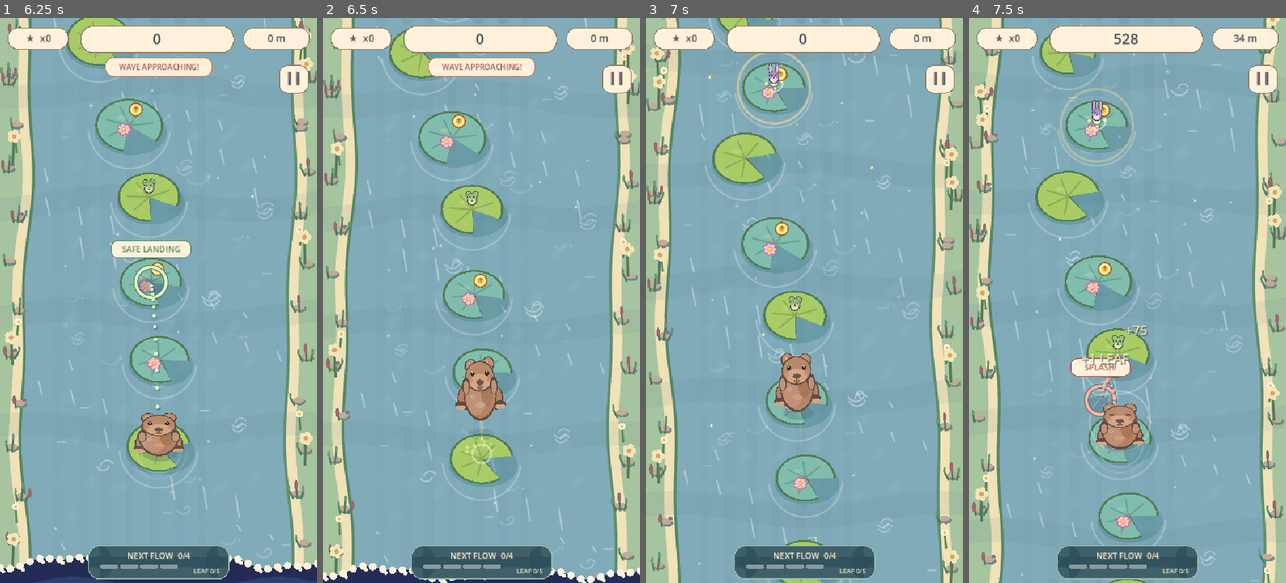
Above: before the commit, frames 1-4 (left to right).
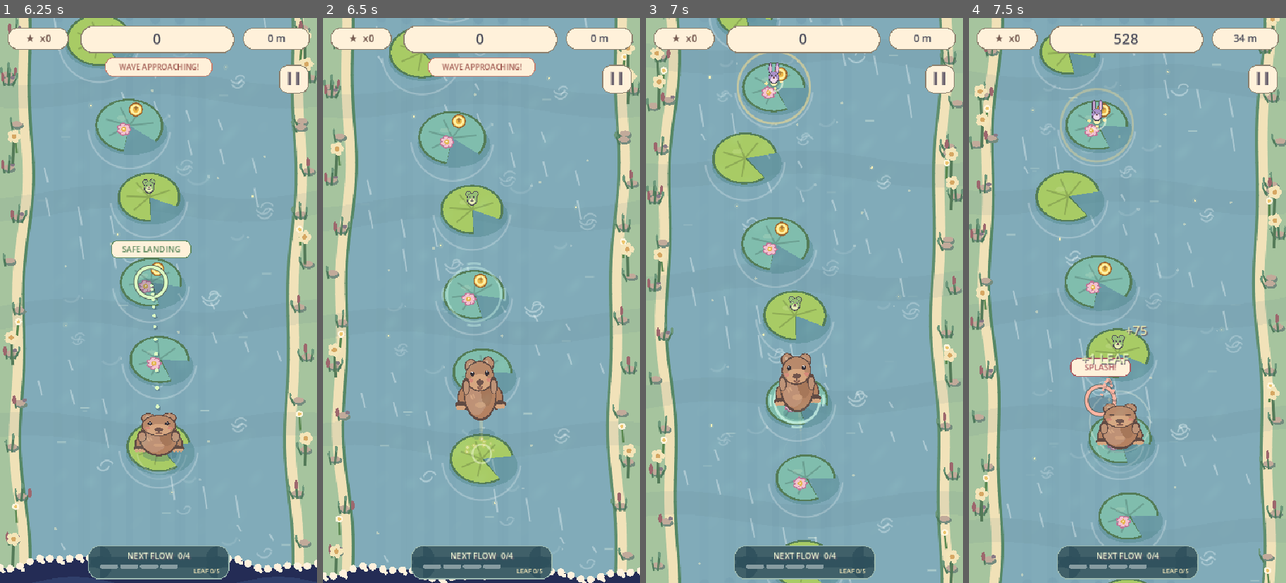
Above: after the commit, the same moments.

Repository: dbrckk/Jumpy-frog
Game: Godot game, scene res://main.tscn
Same seed, same stepped clock (60 frames per second), same inputs: the game is played once before the commit and once after it.
Inputs (mouse positions are in pixels of both pictures, inside the frame that each line leads up to):
- Up to frame 1 (6.25 s): tap Enter at 0.5 s; move the mouse to (228, 272) at 0.52 s; tap R every 1.5 s from 0.6 to 5.1 s; click (228, 272) at 0.67 s; tap Space at 0.77, 3.77 s; drag from (95, 328) to (142, 413) at 1.27 s; move the mouse to (190, 176) at 2.02 s; click (190, 176) at 2.17 s; drag from (142, 413) to (63, 215) at 2.77 s; move the mouse to (253, 385) at 3.52 s; click (253, 385) at 3.67 s; drag from (63, 215) to (110, 159) at 4.27 s; move the mouse to (174, 300) at 5.02 s; click (174, 300) at 5.17 s; drag from (110, 159) to (95, 328) at 5.77 s
- Up to frame 2 (6.5 s): no input
- Up to frame 3 (7 s): move the mouse to (874, 272) at 6.52 s; tap R at 6.6 s; click (874, 272) at 6.67 s; tap Space at 6.77 s
- Up to frame 4 (7.5 s): drag from (1064, 328) to (1111, 413) at 7.27 s

Frame 1 is identical in both runs. In frame 2, 0.3% of the frame differs, in the area x 37-58%, y 43-55%; in frame 3, 0.2%; in frame 4, nothing differs.

Commit message:
feat(android): survive unannounced resume stalls and improve midair landing feedback

Diff:
--- a/scripts/art.gd
+++ b/scripts/art.gd
@@ -55,7 +55,7 @@
 	c.draw_string(font, origin, value, HORIZONTAL_ALIGNMENT_LEFT, -1, actual_size, color)
 
 
-static func scene(c: CanvasItem, time: float, cam: float, pa …(1641 unchanged characters)… hapter_split_banner_seconds: float = 0.0) -> void:
+static func scene(c: CanvasItem, time: float, cam: float, pa …(1641 unchanged characters)… hapter_split_banner_seconds: float = 0.0, flight_target_id: int = -1, flight_phase: float = 0.0, flight_perfect: bool = false) -> void:
 	var biome: int = chapters.biome_at(cam, campaign_stage)
 	# Shake is applied only to the illustrated world; HUD remains legible.
 	c.draw_set_transform(shake)
@@ -99,6 +99,8 @@
 			_coin(c, screen + Vector2(11, -25 + sin(time * 3.0 + float(pad["id"])) * 3), time)
 		if bool(pad["pet"]):
 			_friend(c, screen + Vector2(0, -18), int(pad["id"]) % 4, 0.82, time)
+		if mode == 3 and int(pad["id"]) == flight_target_id:
+			_flight_landing_halo(c, screen, float(pad["r"]), flight_phase, flight_perfect, graphics_quality)
 	for ripple in ripples:
 		var age: float = float(ripple["age"])
 		var pos: Vector2 = Vector2(ripple["pos"]) + shake
@@ -167,7 +169,8 @@
 	if mode in [1, 2, 3]:
 		_streak_progress(c, perfect_streak, flow_seconds)
 	if campaign_stage >= 0 and chapter_split_banner_seconds > 0.0 and mode in [1, 2, 3]:
-		_chapter_split_banner(c, chapter_split_seconds, int(chapters.best_splits_ms[campaign_stage]))
+		_chapter_split_banner(c, chapter_split_seconds, int(chapters.best_splits_ms[campaign_stage]),
+			310.0 if fragile_pad_id >= 0 else 245.0)
 	if mode == 0:
 		_start_overlay(c, time, leaves, skin, daily, monetization, chapters, best_endless_m)
 	if mode == 4:
@@ -1025,16 +1028,29 @@
 		rr(c, Rect2(target.x - 50, target.y - 70, 100, 28), 11, CREAM, accent, 1.5)
 		text(c, "SPLASH!", target + Vector2(0, -56), 14, accent)
 
-static func _chapter_split_banner(c: CanvasItem, elapsed: float, best_ms: int) -> void:
+static func _flight_landing_halo(c: CanvasItem, at: Vector2, pad_radius: float, phase: float, perfect: bool, quality: int) -> void:
+	# The ring follows the *actual* moving platform, not a stale takeoff X.
+	# It stays thin enough to leave Guardian/fragile/danger icons visible.
+	var progress := clampf(phase, 0.0, 1.0)
+	var radius := VISUAL_MOTION.landing_halo_radius(pad_radius, progress)
+	var ink := Color("#ffe5a2") if perfect else Color("#d7fff0")
+	ink.a = VISUAL_MOTION.landing_halo_alpha(progress)
+	c.draw_arc(at, radius, 0.0, TAU, 22 if quality == 0 else (34 if quality == 1 else 46), ink, 2.2 + progress * 1.1, true)
+	if quality > 0:
+		for quadrant in range(4):
+			var angle := float(quadrant) * TAU / 4.0 - 0.20
+			c.draw_arc(at, radius + 7.0, angle, angle + 0.40, 8, ink, 2.3, true)
+
+static func _chapter_split_banner(c: CanvasItem, elapsed: float, best_ms: int, y: float = 245.0) -> void:
 	# A checkpoint is informational only: no currency or forced time pressure.
-	rr(c, Rect2(106, 245, 328, 66), 22, Color("#f8f0d9"), Color("#78a89b"), 2.1)
-	text(c, "HALFWAY  " + ("%s" % [int(round(elapsed * 10.0)) / 10.0]) + " s", Vector2(270, 264), 18, Color("#4a716b"))
+	rr(c, Rect2(106, y, 328, 66), 22, Color("#f8f0d9"), Color("#78a89b"), 2.1)
+	text(c, "HALFWAY  %.1f s" % elapsed, Vector2(270, y + 19.0), 18, Color("#4a716b"))
 	var subtitle: String = "FINISH TO SET A SPLIT RECORD"
 	if best_ms > 0:
 		var pace: float = elapsed * 1000.0 - float(best_ms)
 		var signed: String = "-" if pace < 0.0 else "+"
 		subtitle = "SPLIT %s%.1f s VS BEST" % [signed, absf(pace) / 1000.0]
-	text(c, subtitle, Vector2(270, 289), 14, Color("#52655b"), true, 296.0)
+	text(c, subtitle, Vector2(270, y + 44.0), 14, Color("#52655b"), true, 296.0)
 
 static func _hud(c: CanvasItem, score: int, best: int, pets: int, distance: int, wave_m: float, cam: float, combo: int, mode: int, chapters: RefCounted, campaign_stage: int, biome: int, biome_banner: float, chapter_elapsed: float = 0.0) -> void:
 	rr(c, Rect2(14, 17, 101, 35), 17, CREAM, Color("#8c806e"), 1.6)
--- a/scripts/device_diagnostics.gd
+++ b/scripts/device_diagnostics.gd
@@ -3,6 +3,13 @@
 ## No GPU readback, filesystem access, native calls, or per-frame sorting.
 const MAX_SAMPLES := 240
 const STALL_THRESHOLD_MS := 33.34
+# A suspended Android app can resume without delivering a focus notification.
+# Treat only an exceptionally large *single frame* as an interruption, not
+# normal 30 FPS operation. Gameplay must pause before touching the simulation.
+const INTERRUPTION_SECONDS := 0.55
+
+static func is_interruption_frame(delta: float) -> bool:
+	return delta >= INTERRUPTION_SECONDS
 var samples: PackedFloat32Array = PackedFloat32Array()
 var next_index := 0
 var observed_frames := 0
--- a/scripts/game.gd
+++ b/scripts/game.gd
@@ -450,6 +450,13 @@
 
 func _process(delta: float) -> void:
 	performance_sampler.record(delta, mode in [MODE_PLAY, MODE_AIM, MODE_FLY])
+	# Some Android 15/HyperOS app switches do not emit focus-out promptly.
+	# Freeze an interrupted run before wave, flight or time-trial time moves;
+	# only explicit Resume continues it. This does not touch native audio.
+	if mode in [MODE_PLAY, MODE_AIM, MODE_FLY] and DEVICE_DIAGNOSTICS.is_interruption_frame(delta):
+		_pause_game()
+		queue_redraw()
+		return
 	_update_graphics_quality(delta)
 	# Raw frame delta preserves an honest time trial even when physics caps stalls.
 	if campaign_stage >= 0 and mode in [MODE_PLAY, MODE_AIM, MODE_FLY]:
@@ -629,7 +636,10 @@
 	var shake := Vector2(sin(clock * 89.0) * shake_strength, sin(clock * 113.0 + 1.1) * shake_strength * 0.6)
 	ART.scene(self, clock, cam_m, pads, at, jump_z, pets, wave_m, mode == MODE_AIM, preview, aim_valid, mode, score, best_ …(1061 unchanged characters)…
 		precision_sprint.snapshot(run_hops + 1), challenge_banner, challenge_banner_seconds, lifetime_challenge_wins, lifetime_best_challenge_streak,
-		chapter_elapsed, clear_new_time_record, chapter_split_seconds, chapter_split_banner_seconds)
+		chapter_elapsed, clear_new_time_record, chapter_split_seconds, chapter_split_banner_seconds,
+		jump_pad_id if mode == MODE_FLY else -1,
+		clampf(jump_elapsed / maxf(jump_duration, 0.01), 0.0, 1.0) if mode == MODE_FLY else 0.0,
+		jump_is_perfect)
 
 func _player_screen() -> Vector2:
 	return Vector2(player_x, PLAYER_ANCHOR - (player_m - cam_m) * PX_PER_M)
--- a/scripts/visual_motion.gd
+++ b/scripts/visual_motion.gd
@@ -22,6 +22,14 @@
 		return 2
 	return 1
 
+# A shrinking landing halo makes flight progress readable on small screens.
+# These numbers affect illustration only, never the landing solver.
+static func landing_halo_radius(pad_radius: float, progress: float) -> float:
+	return maxf(18.0, pad_radius * lerpf(0.92, 0.69, clampf(progress, 0.0, 1.0)))
+
+static func landing_halo_alpha(progress: float) -> float:
+	return lerpf(0.28, 0.72, clampf(progress, 0.0, 1.0))
+
 static func bank_prop_count(quality: int) -> int:
 	# Total across both banks. Still some foreground silhouette at tier zero.
 	return 10 if quality >= 2 else (6 if quality == 1 else 2)
--- a/tests/chapters.gd
+++ b/tests/chapters.gd
@@ -113,6 +113,11 @@
 	game._process(3.0)
 	_test(is_equal_approx(game.chapter_elapsed, frozen_time), "pause freezes race timer")
 	game._resume_game()
+	# A large resume delta must not spoil a PB or kill a real chapter run.
+	game._process(1.2)
+	_test(game.mode == game.MODE_PAUSED, "Android resume stall forces chapter into safe pause")
+	_test(is_equal_approx(game.chapter_elapsed, frozen_time), "background stall excluded from best-time records")
+	game._resume_game()
 	var total_hops := 0
 	while game.mode in [1, 2, 3] and total_hops < 20:
 		var next: Dictionary = {}
--- a/tests/device_diagnostics.gd
+++ b/tests/device_diagnostics.gd
@@ -8,6 +8,10 @@
 
 func _run() -> void:
 	var monitor := MONITOR.new()
+	_check(not MONITOR.is_interruption_frame(0.016), "smooth frame never trips Android resume guard")
+	_check(not MONITOR.is_interruption_frame(0.050), "slow device frame still advances gameplay")
+	_check(not MONITOR.is_interruption_frame(0.400), "regular test frame remains valid")
+	_check(MONITOR.is_interruption_frame(0.9), "suspended-application frame is detected")
 	_check(monitor.snapshot()["frames"] == 0, "empty monitor reports no invented FPS")
 	for i in range(120):
 		monitor.record(1.0 / 60.0)
--- a/tests/expressive_visuals.gd
+++ b/tests/expressive_visuals.gd
@@ -24,6 +24,15 @@
 	_check(MOTION.mood(2, false, false, true) == -1, "timed crab warns with a worried face")
 	_check(MOTION.mood(2, true, true, true) == -1, "danger always outranks false celebratory mood")
 	_check(MOTION.mood(1, true, true, true) == 0, "not aiming returns to idle facial pose")
+	_check(is_equal_approx(MOTION.landing_halo_radius(50.0, 0.0), 46.0),
+		"landing halo begins outside the frog target")
+	_check(MOTION.landing_halo_radius(50.0, 1.0) < MOTION.landing_halo_radius(50.0, 0.0),
+		"landing halo contracts smoothly into the approaching lily")
+	_check(is_equal_approx(MOTION.landing_halo_radius(50.0, -1.0), MOTION.landing_halo_radius(50.0, 0.0)),
+		"unusual elapsed time cannot expand beyond opening radius")
+	_check(MOTION.landing_halo_alpha(1.0) > MOTION.landing_halo_alpha(0.0),
+		"approaching landing increases legibility")
+	_check(MOTION.landing_halo_alpha(5.0) <= 0.72, "halo alpha is capped for slow phones")
 	_check(MOTION.bank_prop_count(0) == 2 and MOTION.bank_prop_count(1) == 6 and MOTION.bank_prop_count(2) == 10,
 		"tier zero has just two bank silhouettes; high quality remains bounded")
 	for biome in range(6):
--- a/tests/lifecycle.gd
+++ b/tests/lifecycle.gd
@@ -49,6 +49,18 @@
 	_check(game.mode == 5 and game.resume_mode == 1, "grounded game pauses on app focus loss")
 	game._resume_game()
 	_check(game.mode == 1, "grounded game resumes normally")
+	# HyperOS may omit FOCUS_OUT entirely. An exceptional process delta
+	# should produce a resumable pause instead of advancing a lethal wave.
+	var protected_m: float = game.player_m
+	var protected_wave: float = game.wave_m
+	var protected_clock: float = game.clock
+	game._process(2.5)
+	_check(game.mode == game.MODE_PAUSED and game.resume_mode == game.MODE_PLAY,
+		"unannounced 2.5s Android interruption safely pauses the run")
+	_check(game.player_m == protected_m and game.wave_m == protected_wave and game.clock == protected_clock,
+		"interruption never advances physics, river or pursuer")
+	game._resume_game()
+	_check(game.mode == game.MODE_PLAY, "manual resume restores grounded game after huge frame")
 	game._notification(NOTIFICATION_APPLICATION_PAUSED)
 	_check(game.mode == 5, "second pause remains safe")
 	game._reset_game()
